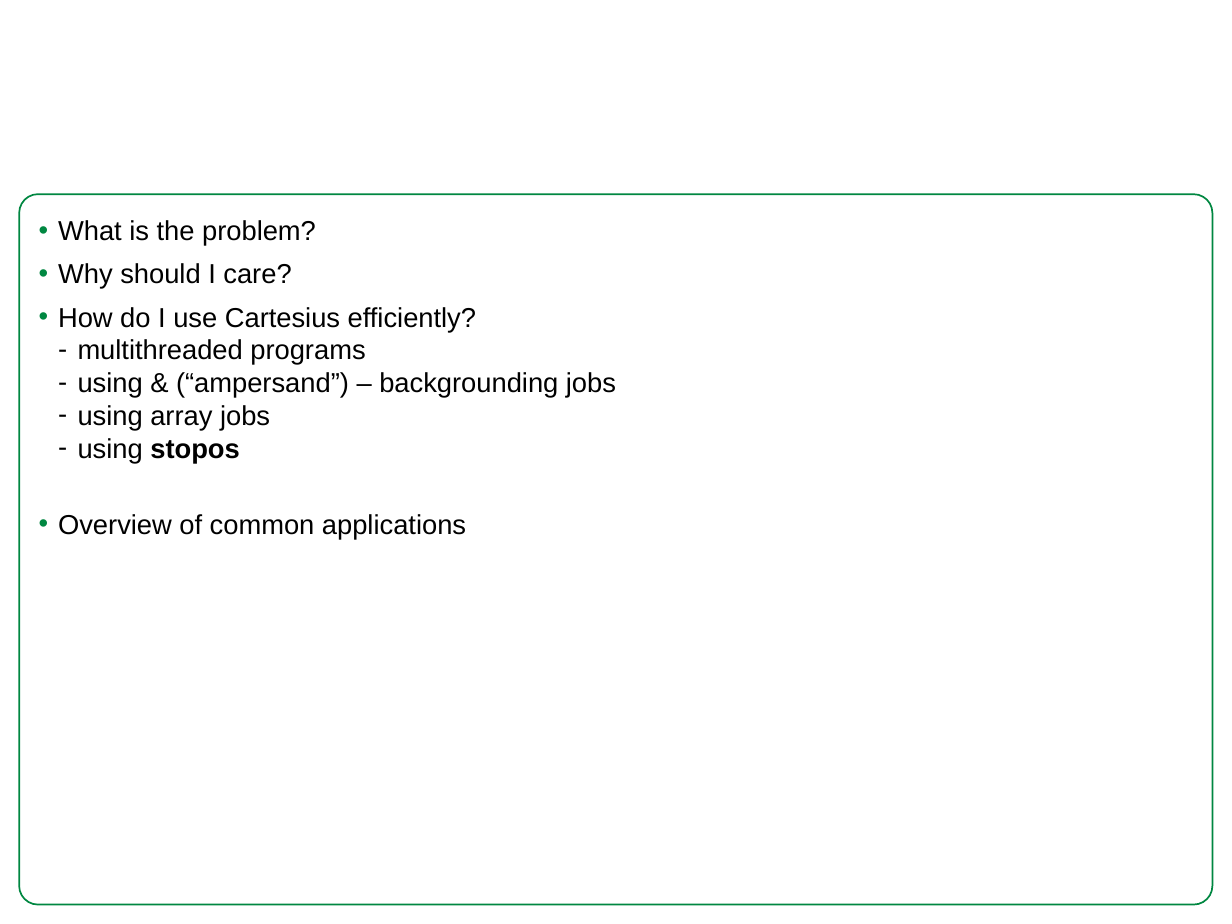
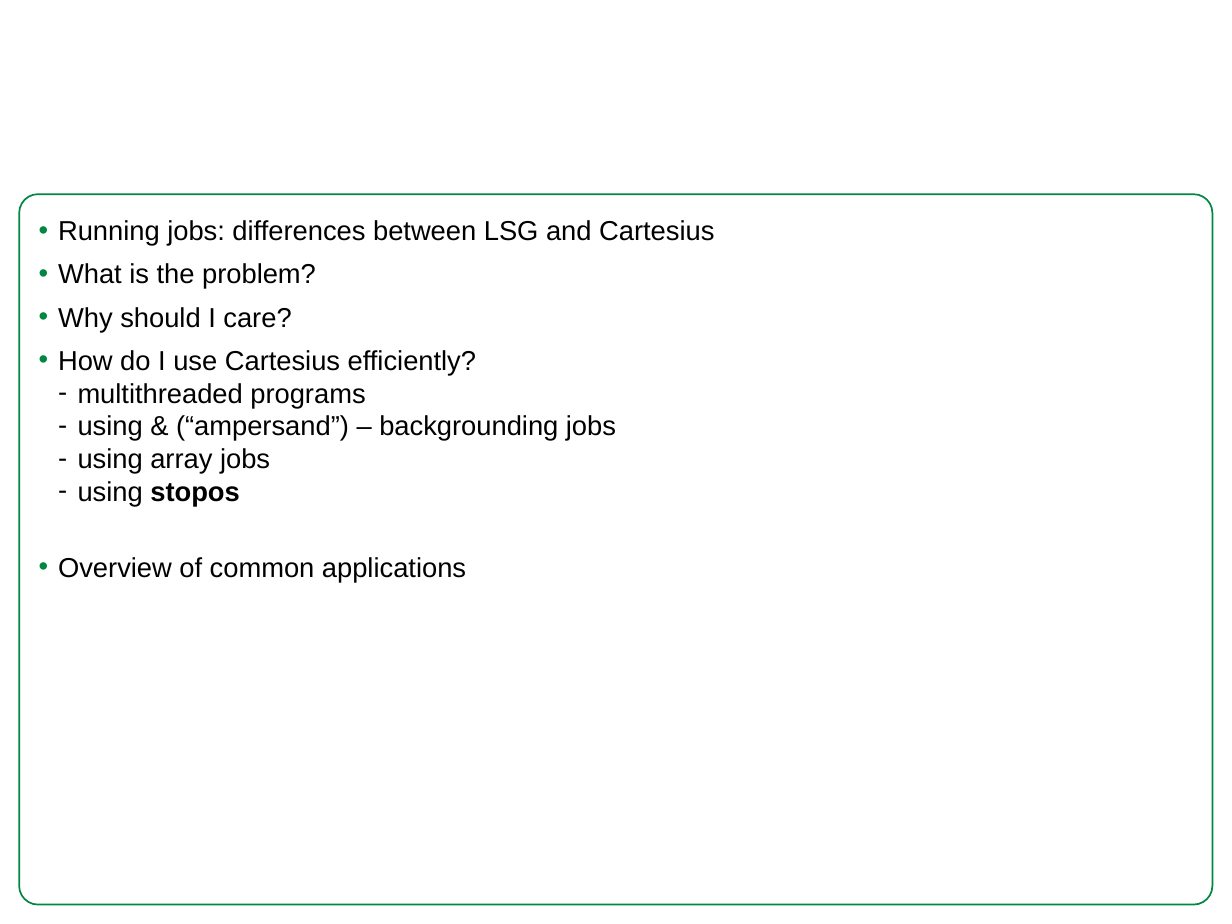
Before and after one commit to sara-nl/demokun, a slide deck: slide 2 of docs/2018-04-13-parallel-tools.pptx. Drawn at 1232x924 pixels with LibreOffice and Linux fonts; fonts in the diff are those of the drawing; background and template pictures are left out. Boxes give left, top, right and bottom in pixels: in the first picture for what was removed or moved away, otherwise in the second. Text is boxed around its words. In the diff, an @@ line names an element or a change of style, - is before the commit and + after.

```diff
--- a/docs/2018-04-13-parallel-tools.pptx
+++ b/docs/2018-04-13-parallel-tools.pptx
@@ text at (58,220,714,246): paragraph added @@
+• Running jobs: differences between LSG and Cartesius
```
